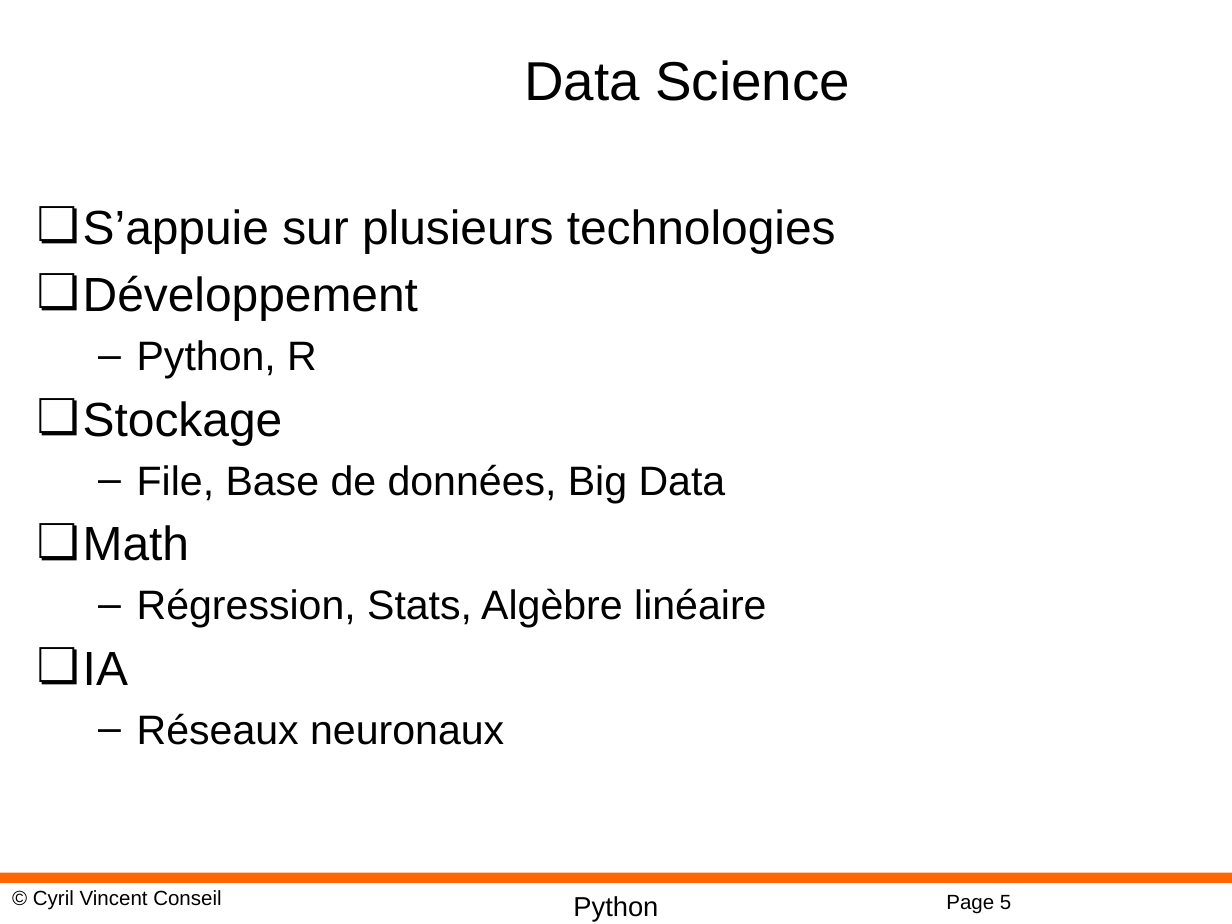
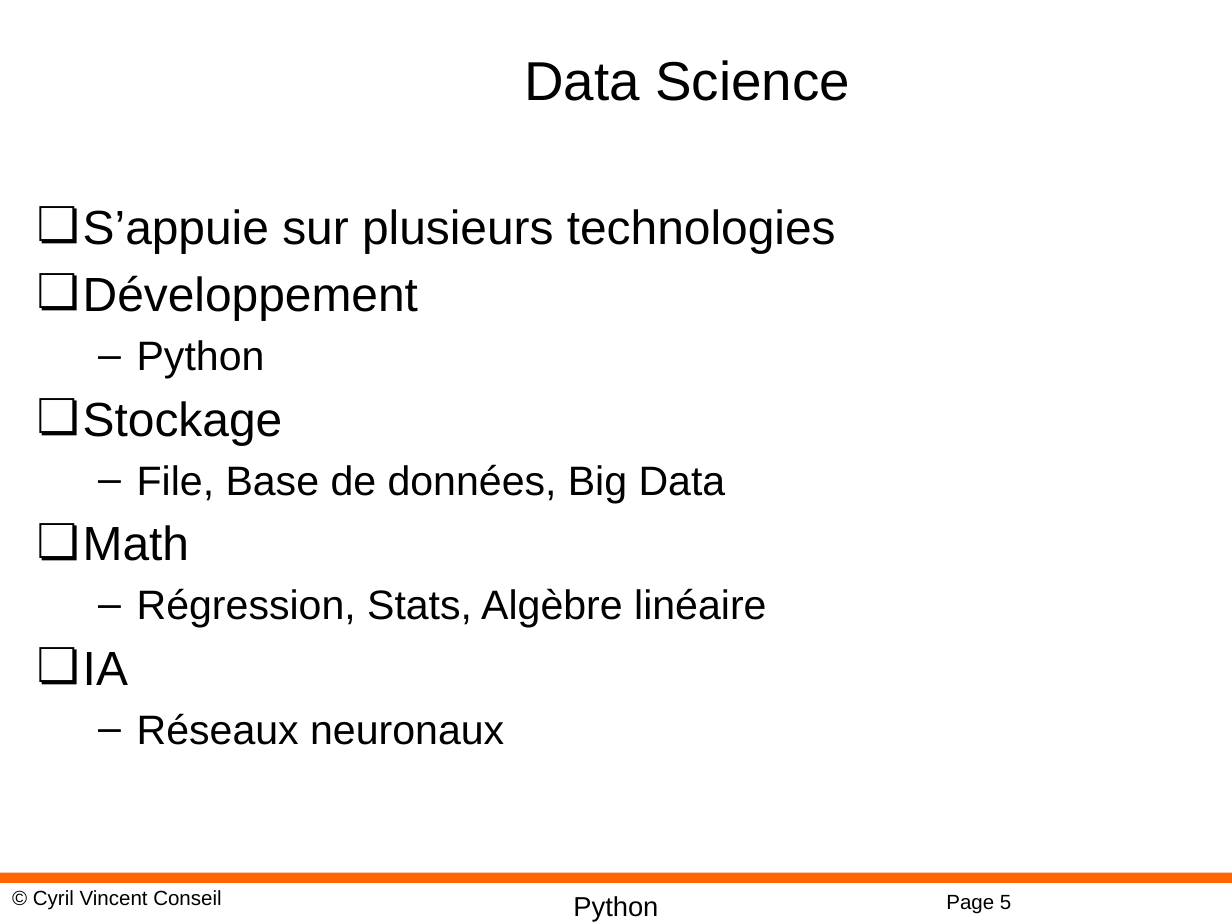
Before and after one commit to cyrilvincent/ia_industrie, a slide deck: slide 5 of ppt/AI03-DataScience.pptx. Drawn at 1232x924 pixels with LibreOffice and Linux fonts; fonts in the diff are those of the drawing; background and template pictures are left out. Boxes give left, top, right and bottom in pixels: in the first picture for what was removed or moved away, otherwise in the second. Text is boxed around its words. In the diff, an @@ line names an element or a change of style, - is before the commit and + after.

```diff
--- a/ppt/AI03-DataScience.pptx
+++ b/ppt/AI03-DataScience.pptx
@@ text at <box>137,340,265,378</box>: text changed @@
-  – Python, R
+  – Python
```
Also in this commit, not shown: 1 other slide changed, 1 slide added, 4 other files.
